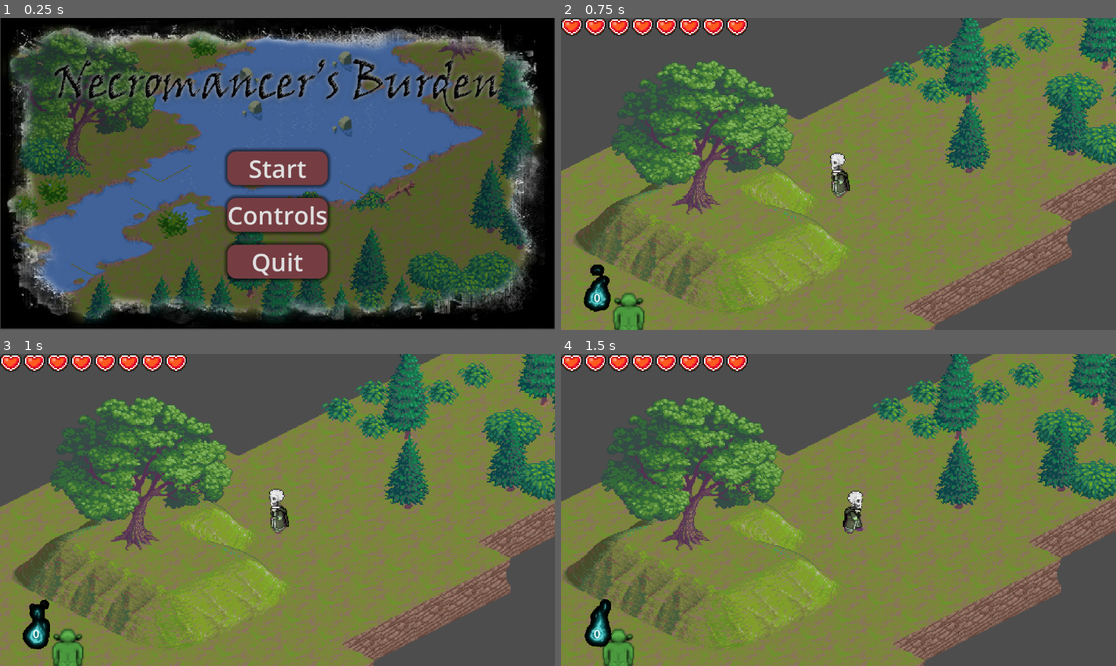
Above: before the commit, frames 1-4 (two rows, left to right).
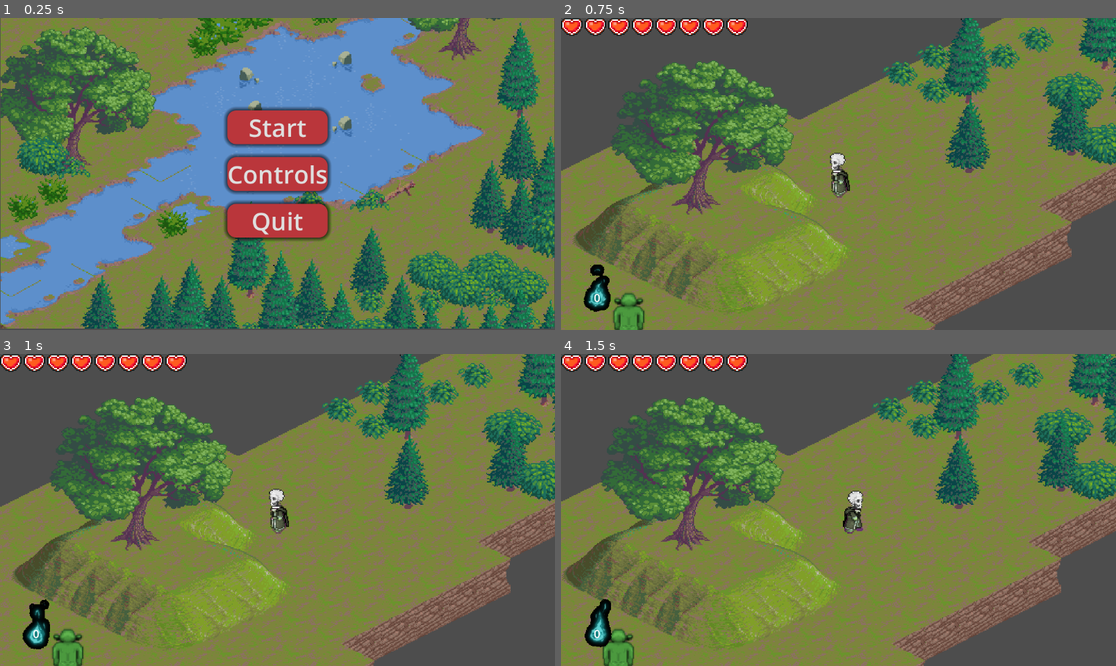
Above: after the commit, the same moments.

Repository: XMNNguyen/ECS179
Game: Godot game, scene res://Scenes/Starting_Menu.tscn
Two runs of this game, one before a commit and one after it. Both use one fixed random seed, a clock stepped at 60 frames per second and the inputs below.
Inputs:
- Up to frame 1 (0.25 s): no input
- Up to frame 2 (0.75 s): click "Start" at 0.5 s
- Up to frame 3 (1 s): no input
- Up to frame 4 (1.5 s): hold D (right) from 1.28 s (still down); tap 1 (spell_1) at 1.35 s

The runs differ from the first frame. In frame 1, 95% of the frame differs, in the area x 0-100%, y 0-100%; in frame 2, nothing differs; in frame 3, nothing differs; in frame 4, nothing differs.

Commit message:
updated documentation for troll

Diff:
--- a/ecs179_project/Scenes/Starting_Menu.tscn
+++ b/ecs179_project/Scenes/Starting_Menu.tscn
@@ -1,10 +1,10 @@
 [gd_scene load_steps=11 format=3 uid="uid://bw8dp04js1qxe"]
 
 [ext_resource type="Script" path="res://Scripts/starting_menu.gd" id="1_he16k"]
-[ext_resource type="Texture2D" uid="uid://bho50vdrqaihy" path="res://Assets/Starting_Background.jpg" id="2_6dnkl"]
+[ext_resource type="Texture2D" uid="uid://clfqriehbaiob" path="res://Assets/Starting_Background.png" id="2_8by2p"]
 
 [sub_resource type="StyleBoxTexture" id="StyleBoxTexture_3e6w5"]
-texture = ExtResource("2_6dnkl")
+texture = ExtResource("2_8by2p")
 
 [sub_resource type="StyleBoxEmpty" id="StyleBoxEmpty_mevup"]
 
@@ -17,7 +17,7 @@
 shadow_size = 9
 
 [sub_resource type="StyleBoxFlat" id="StyleBoxFlat_qn7nk"]
-bg_color = Color(0.499072, 0.125549, 0.142781, 1)
+bg_color = Color(0.44523, 0.107625, 0.123315, 1)
 corner_radius_top_left = 18
 corner_radius_top_right = 18
 corner_radius_bottom_right = 18
@@ -25,7 +25,7 @@
 shadow_size = 9
 
 [sub_resource type="StyleBoxFlat" id="StyleBoxFlat_k64ge"]
-bg_color = Color(0.460037, 0.239014, 0.257279, 1)
+bg_color = Color(0.728068, 0.211223, 0.23184, 1)
 corner_radius_top_left = 18
 corner_radius_top_right = 18
 corner_radius_bottom_right = 18
@@ -77,9 +77,9 @@
 anchor_right = 0.5
 anchor_bottom = 0.5
 offset_left = -104.0
-offset_top = -47.0
+offset_top = -83.5
 offset_right = 104.0
-offset_bottom = 217.0
+offset_bottom = 83.5
 grow_horizontal = 2
 grow_vertical = 2
 theme_override_constants/separation = 27
--- a/ecs179_project/Scripts/Enemies/troll.gd
+++ b/ecs179_project/Scripts/Enemies/troll.gd
@@ -54,12 +54,14 @@
 	adjust_z_index($Head.global_position)
 	# check if the chicken has aggro on it's target
 	if _aggro:
+		# if we are grabbing the player, keep the troll still
 		if _grabbing && !stun_timer.is_stopped():
 			$hitBox/CollisionShape2D.disabled = true
 			velocity = Vector2(0, 0)
-		# check if we are pecking and if the windup timer is stopped, execute a small dash
+		# check if we are attacking and if the windup timer is stopped, execute a small dash
 		elif cur_state == state.ATTACK && (wind_up_timer == null || wind_up_timer.is_stopped()):
 			grab_attack()
+		# if we are not attacking, start movement
 		elif cur_state != state.ATTACK:
 			$hitBox/CollisionShape2D.disabled = true
 			follow_target()
@@ -103,6 +105,7 @@
 	velocity = Vector2(0, 0)
 	wind_up_timer.start(0.56)
 
+	# start cooldown timer
 	cooldown_timer = Timer.new()
 	cooldown_timer.one_shot = true
 	add_child(cooldown_timer)
@@ -134,11 +137,14 @@
 
 
 func stun() -> void:
+	# create a new timer for stun time and emit the stun signal for player
 	_grabbing = true
 	stun_timer = Timer.new()
 	stun_timer.one_shot = true
+	signals.player_stunned.emit(stun_timer, stun_time)
+
+	# add timer as child since we use it to keep troll still as well
 	add_child(stun_timer)
-	signals.player_stunned.emit(stun_timer, stun_time)
 	stun_timer.start(stun_time)
 
 
